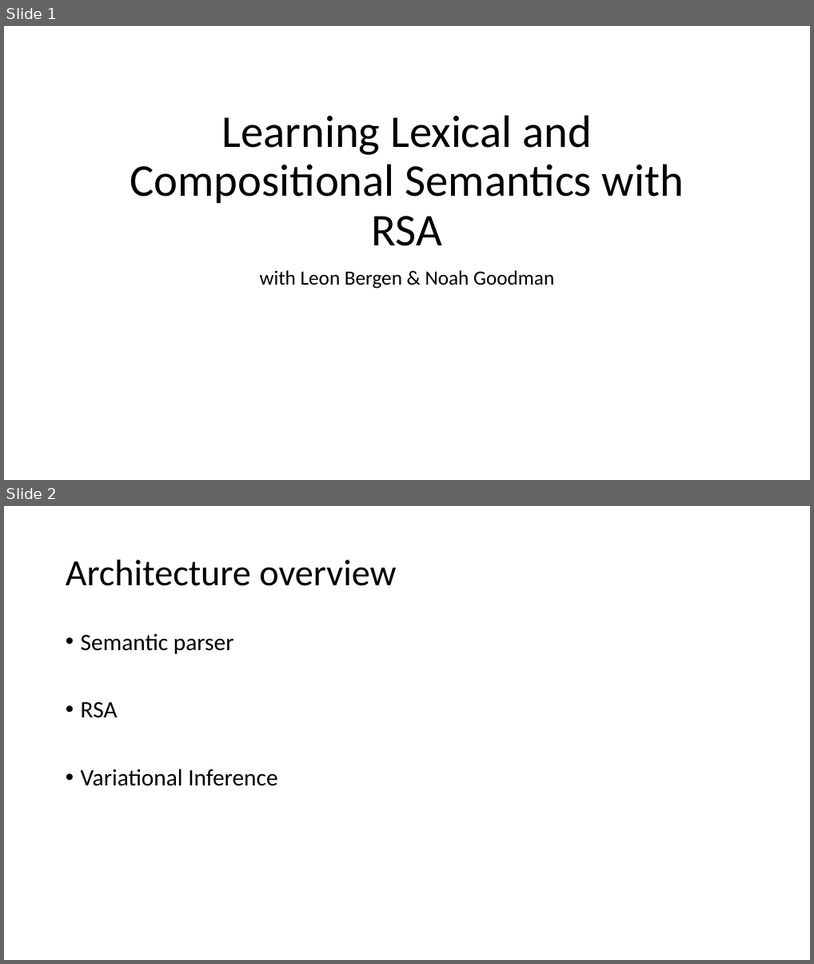
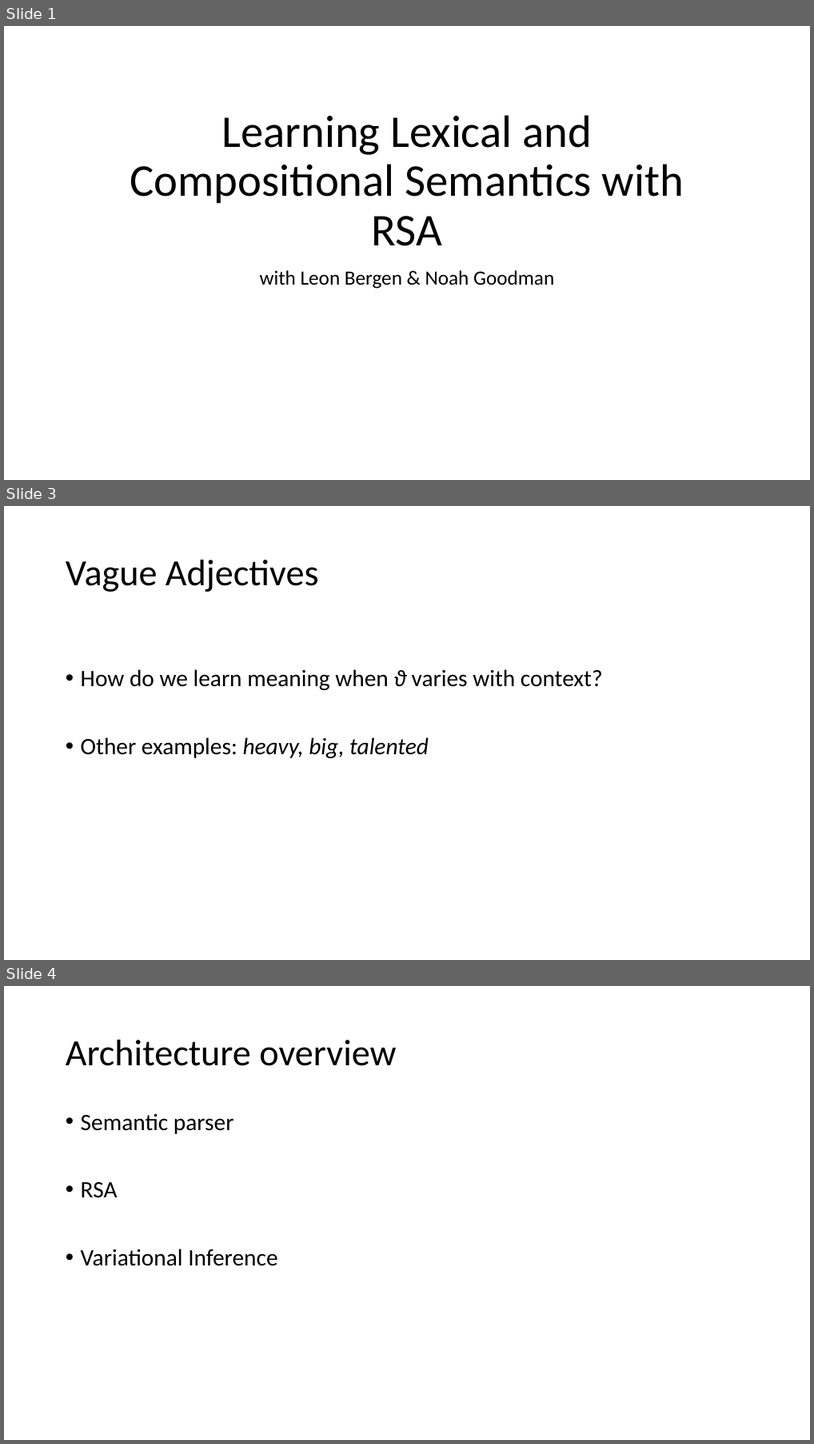
Before and after one commit to JsonFreeman/semppl, a slide deck: LabMeeting.pptx. Shown one above the other, each under a label of ours: slides 1 and 2 before the commit, slides 1, 3 and 4 after it; the slides between them are not shown. The pictures are 814x964 and 814x1444 pixels, drawn with LibreOffice and Linux fonts; fonts in the diff are those of the drawing. Boxes give left, top, right and bottom in pixels: in the first picture for what was removed or moved away, otherwise in the second. Text is boxed around its words. In the diff, an @@ line names an element or a change of style, - is before the commit and + after.

```diff
--- a/LabMeeting.pptx
+++ b/LabMeeting.pptx
@@ slide 3 added at [4, 506, 810, 960], background #FFFFFF @@
@@ title added at [66, 560, 319, 592], 44 pt, text #000000 @@
+Vague Adjectives
@@ text added at [81, 669, 603, 758], 28 pt, text #000000 @@
+• How do we learn meaning when ϑ varies with context?
+• Other examples: heavy, big, talented
@@ what was slide 2 is now slide 4 @@
```
Also in this commit, not shown: 3 slides changed, 4 other slides added, 3 slides removed.
